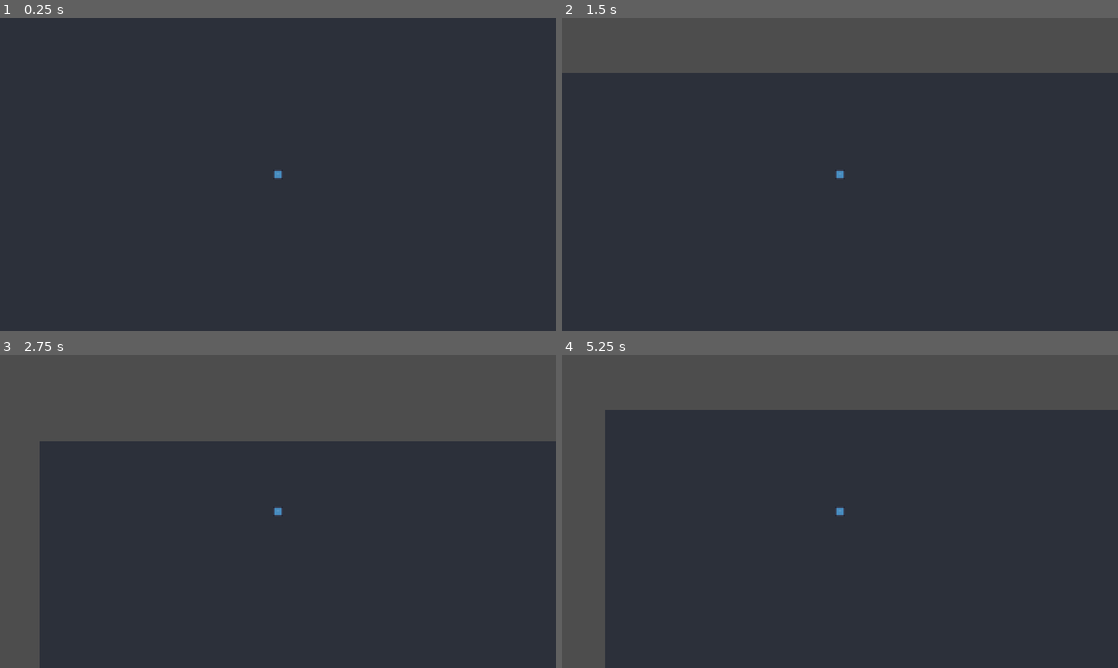
Above: before the commit, frames 1-4 (two rows, left to right).
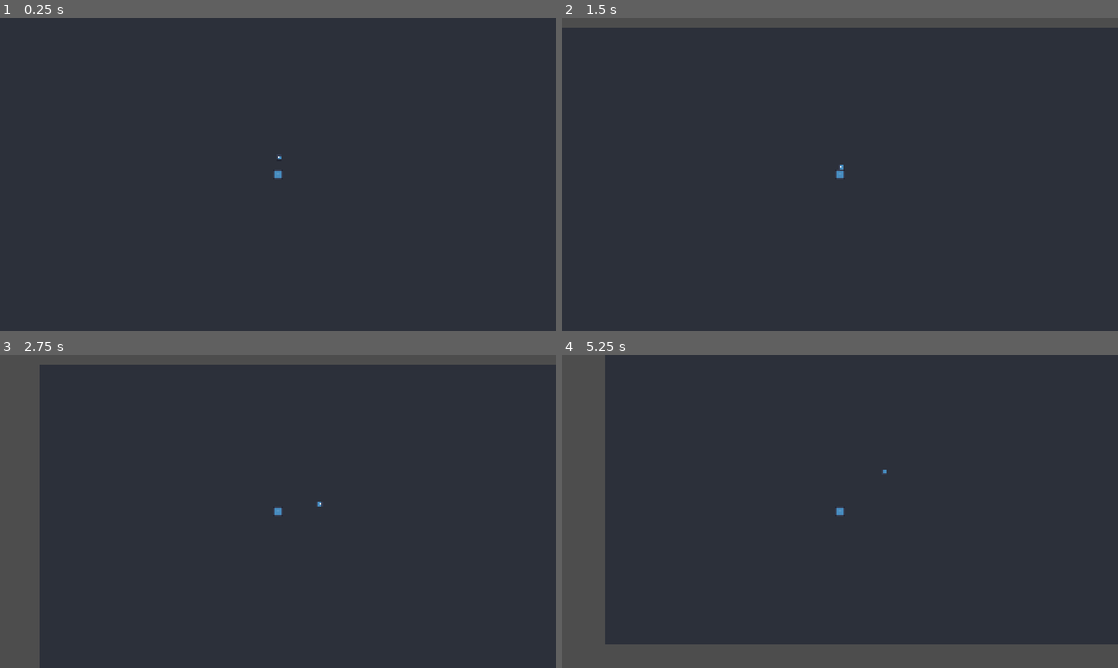
Above: after the commit, the same moments.

Repository: Toomaatti/topdown-puzzle-game
Game: Godot game, scene res://scenes/Level/test_room.tscn
Two runs of this game, one before a commit and one after it. Both use one fixed random seed, a clock stepped at 60 frames per second and the inputs below. The engine's default icon, where the game draws it, is replaced by a stand-in: a white triangle on a blue panel in a dark square.
Inputs:
- Up to frame 1 (0.25 s): no input
- Up to frame 2 (1.5 s): tap Enter at 0.5 s; hold W (up) from 0.53 s (still down); tap E (interact, bound only after the commit) at 0.6, 1.35 s
- Up to frame 3 (2.75 s): release W (up) at 2.03 s; hold A (left) from 2.03 s (still down); tap E (interact, bound only after the commit) at 2.1 s
- Up to frame 4 (5.25 s): tap E (interact, bound only after the commit) every 0.75 s from 2.85 to 5.1 s; release A (left) at 3.53 s; hold S (down) 3.53-4.28 s; hold D (right) 4.28-5.03 s; hold W (up) from 5.03 s (still down)

The runs differ from the first frame. In frame 1, less than 0.1% of the frame differs, in the area x 50-51%, y 44-46%; in frame 2, 14%; in frame 3, 23%; in frame 4, 23%, in the area x 7-100%, y 0-100%.

Commit message:
Loin objectin
Loin objectin ja tein sen toimimaan painamalla E

Diff:
--- a/project.godot
+++ b/project.godot
@@ -22,6 +22,10 @@
 window/stretch/mode="canvas_items"
 window/stretch/aspect="expand"
 
+[global_group]
+
+objects=""
+
 [input]
 
 up={
@@ -44,6 +48,11 @@
 "events": [Object(InputEventKey,"resource_local_to_scene":false,"resource_name":"","device":-1,"window_id":0,"alt_press …(192 unchanged characters)…
 ]
 }
+interact={
+"deadzone": 0.2,
+"events": [Object(InputEventKey,"resource_local_to_scene":false,"resource_name":"","device":-1,"window_id":0,"alt_pressed":false,"shift_pressed":false,"ctrl_pressed":false,"meta_pressed":false,"pressed":false,"keycode":0,"physical_keycode":69,"key_label":0,"unicode":101,"location":0,"echo":false,"script":null)
+]
+}
 
 [physics]
 
--- a/scenes/Level/test_room.tscn
+++ b/scenes/Level/test_room.tscn
@@ -1,6 +1,13 @@
 [gd_scene format=3 uid="uid://drhobo1tgu8v1"]
 
 [ext_resource type="PackedScene" uid="uid://d1ddhyvu7eyjv" path="res://scenes/Player/Player.tscn" id="1_8v77p"]
+[ext_resource type="PackedScene" uid="uid://dpfdpigsl51l5" path="res://scenes/Objects/Test.tscn" id="2_yr6uj"]
+
+[sub_resource type="RectangleShape2D" id="RectangleShape2D_mprnj"]
+size = Vector2(223.5, 1081)
+
+[sub_resource type="RectangleShape2D" id="RectangleShape2D_yhbfv"]
+size = Vector2(1935, 150)
 
 [node name="TestRoom" type="Node2D" unique_id=769740909]
 
@@ -12,3 +19,24 @@
 
 [node name="Player" parent="." unique_id=106720472 instance=ExtResource("1_8v77p")]
 position = Vector2(960, 540)
+
+[node name="StaticBody2D" type="StaticBody2D" parent="." unique_id=790466557]
+
+[node name="Left" type="CollisionShape2D" parent="StaticBody2D" unique_id=1348992311]
+position = Vector2(-114, 540)
+shape = SubResource("RectangleShape2D_mprnj")
+
+[node name="Right" type="CollisionShape2D" parent="StaticBody2D" unique_id=1111651408]
+position = Vector2(2037, 540)
+shape = SubResource("RectangleShape2D_mprnj")
+
+[node name="Up" type="CollisionShape2D" parent="StaticBody2D" unique_id=1186297874]
+position = Vector2(957.5, -85)
+shape = SubResource("RectangleShape2D_yhbfv")
+
+[node name="Down" type="CollisionShape2D" parent="StaticBody2D" unique_id=708012974 groups=["objects"]]
+position = Vector2(966, 1157)
+shape = SubResource("RectangleShape2D_yhbfv")
+
+[node name="Test" parent="." unique_id=1751356882 instance=ExtResource("2_yr6uj")]
+position = Vector2(964, 482)
--- /dev/null
+++ b/scenes/Objects/Test.tscn
@@ -0,0 +1,16 @@
+[gd_scene format=3 uid="uid://dpfdpigsl51l5"]
+
+[ext_resource type="Script" uid="uid://50y56v001yeh" path="res://scripts/Objects/test.gd" id="1_amvna"]
+[ext_resource type="Texture2D" uid="uid://s7aa6udv8hkd" path="res://assets/icon.svg" id="1_dag7j"]
+
+[sub_resource type="RectangleShape2D" id="RectangleShape2D_mprnj"]
+
+[node name="Test" type="StaticBody2D" unique_id=1751356882 groups=["objects"]]
+script = ExtResource("1_amvna")
+
+[node name="Sprite2D" type="Sprite2D" parent="." unique_id=1602760384]
+scale = Vector2(0.15, 0.15)
+texture = ExtResource("1_dag7j")
+
+[node name="CollisionShape2D" type="CollisionShape2D" parent="." unique_id=347881731]
+shape = SubResource("RectangleShape2D_mprnj")
--- a/scenes/Player/Player.tscn
+++ b/scenes/Player/Player.tscn
@@ -4,7 +4,10 @@
 [ext_resource type="Texture2D" uid="uid://s7aa6udv8hkd" path="res://assets/icon.svg" id="2_ky53y"]
 
 [sub_resource type="RectangleShape2D" id="RectangleShape2D_mprnj"]
-size = Vector2(24, 24)
+size = Vector2(32, 32)
+
+[sub_resource type="RectangleShape2D" id="RectangleShape2D_yhbfv"]
+size = Vector2(32, 20)
 
 [node name="Player" type="CharacterBody2D" unique_id=106720472]
 script = ExtResource("1_h00vy")
@@ -17,3 +20,12 @@
 shape = SubResource("RectangleShape2D_mprnj")
 
 [node name="Camera2D" type="Camera2D" parent="." unique_id=1184854531]
+
+[node name="Area2D" type="Area2D" parent="." unique_id=1828887601]
+
+[node name="CollisionShape2D" type="CollisionShape2D" parent="Area2D" unique_id=396550562]
+position = Vector2(0, -19)
+shape = SubResource("RectangleShape2D_yhbfv")
+
+[connection signal="body_entered" from="Area2D" to="." method="_on_area_2d_body_entered"]
+[connection signal="body_exited" from="Area2D" to="." method="_on_area_2d_body_exited"]
--- /dev/null
+++ b/scripts/Objects/test.gd
@@ -0,0 +1,4 @@
+extends StaticBody2D
+
+func interact():
+	print("the player interacted with you")
--- a/scripts/Player/player.gd
+++ b/scripts/Player/player.gd
@@ -1,8 +1,12 @@
 extends CharacterBody2D
 var  move_speed: float = 200
 var direction: Vector2
+var object: Node2D
+
+
 func _physics_process(delta: float) -> void:
 	handle_movement()
+	interacting()
 	move_and_slide()
 
 
@@ -12,3 +16,19 @@
 func handle_movement():
 	direction = Input.get_vector("left","right","up","down")
 	velocity = direction * move_speed
+
+func interacting():
+	if Input.is_action_just_pressed("interact"):
+		if is_instance_valid(object):
+			object.interact()
+
+
+func _on_area_2d_body_entered(body: Node2D) -> void:
+	if body.is_in_group("objects"):
+		object = body
+
+
+
+func _on_area_2d_body_exited(body: Node2D) -> void:
+	if body == object:
+		object = null
Not shown, added: scripts/Objects/test.gd.uid
